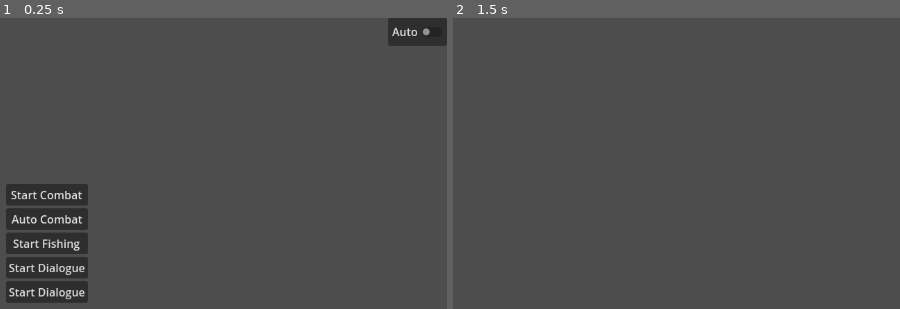
Above: before the commit, frames 1-2 (left to right).
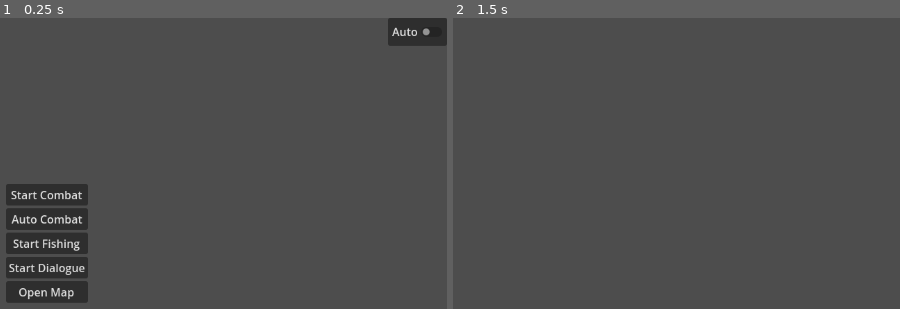
Above: after the commit, the same moments.

Repository: mabanana/sloth
Game: Godot game, scene res://main.tscn
Two runs of this game, one before a commit and one after it. Both use one fixed random seed, a clock stepped at 60 frames per second and the inputs below.
Inputs (mouse positions are in pixels of both pictures, inside the frame that each line leads up to):
- Up to frame 1 (0.25 s): no input
- Up to frame 2 (1.5 s): click "Start Dialogue" (after the commit: "Open Map") at 0.5 s; tap Enter at 1.25 s; move the mouse to (676, 221) at 1.27 s; hold D from 1.28 s (still down); tap Shift at 1.35 s; click (676, 221) at 1.42 s

The runs differ from the first frame. In frame 1, 0.3% of the frame differs, in the area x 2-20%, y 92-97%; in frame 2, nothing differs.
Error in both runs: Invalid access to property or key 'dialogue' on a base object of type 'Dictionary'. (res://Dialogue/dialogue_controller.gd:91)

Commit message:
Update button text

Diff:
--- a/main.tscn
+++ b/main.tscn
@@ -56,7 +56,7 @@
 [node name="OpenMap" type="Button" parent="CanvasLayer/Control/VBoxContainer"]
 unique_name_in_owner = true
 layout_mode = 2
-text = "Start Dialogue"
+text = "Open Map"
 
 [node name="WinLoss" type="Label" parent="CanvasLayer/Control"]
 unique_name_in_owner = true
